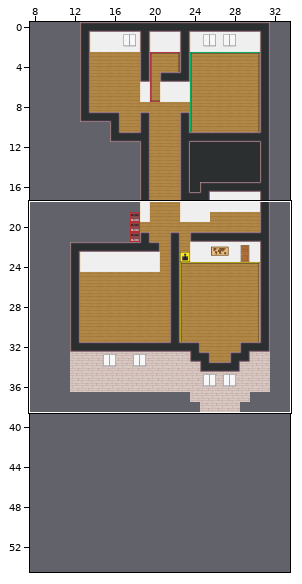
Tiled map (JSON): map.tmj. Above: a wide view before the commit, with the close-up outlined.
Close-up. Old version:
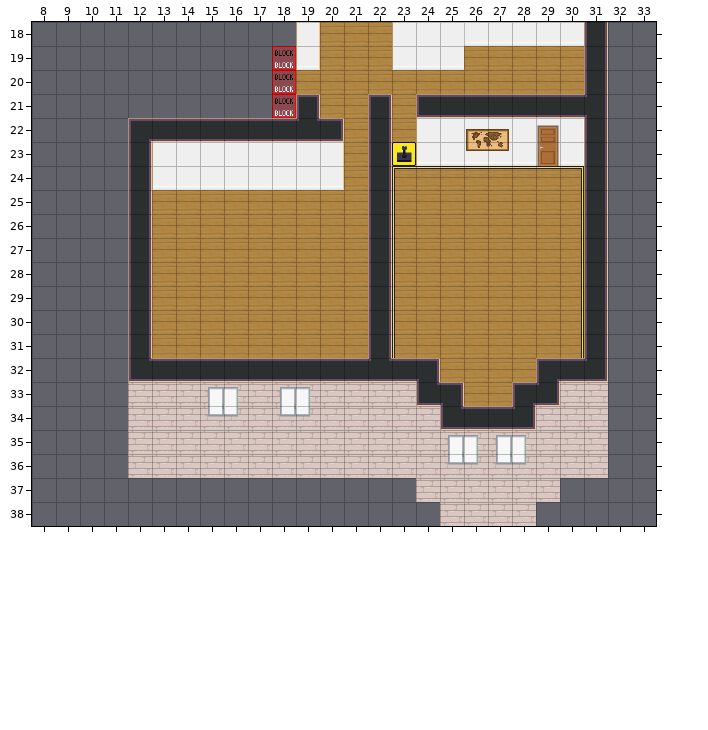
Cells are 32x32 px. Shown: x 8..33, y 18..38. The commit also changed other parts of the map, which this record leaves out.
The result:
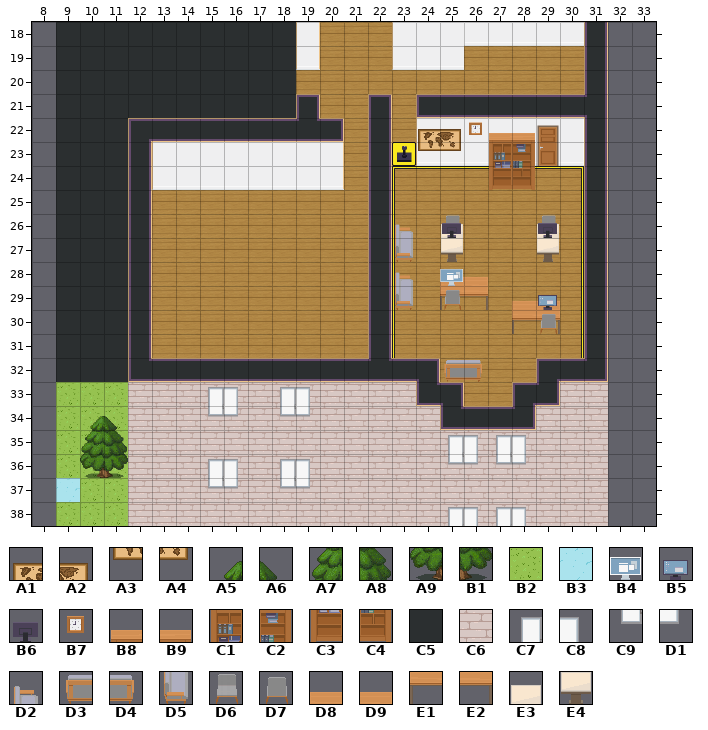
Key: from "WA_Decoration": A1 30, A2 31, A3 42, A4 43; from "WA_Exterior": A5 275, A6 276, A7 300, A8 301, A9 325, B1 326, B2 628, B3 678; from "WA_Miscellaneous": B4 0, B5 1, B6 11, B7 78; from "WA_Other_Furniture": B8 0, B9 1, C1 12, C2 13, C3 24, C4 25; from "WA_Room_Builder": C5 100, C6 310, C7 775, C8 776, C9 800, D1 801; from "WA_Seats": D2 82, D3 93, D4 94, D5 95, D6 117, D7 118; from "WA_Tables": D8 0, D9 1, E1 20, E2 21, E3 42, E4 57.
__ is an empty cell, .. an unchanged one.
Tiles of an added or newly shown layer are drawn over the layers below it.
From old to new:
--- layer "Boden/Fußboden unten"
@@ x 9..11 @@
-33 __ __ __
-34 __ __ __
-35 __ __ __
-36 __ __ __
-37 __ __ __
-38 __ __ __
+33 B2 B2 B2
+34 B2 B2 B2
+35 B2 B2 B2
+36 B2 B2 B2
+37 B3 B2 B2
+38 B2 B2 B2
--- layer "Boden/Fußboden oben" (added)
@@ x 10..11 @@
-34 __ __
-35 __ __
-36 __ __
+34 A5 A6
+35 A7 A8
+36 A9 B1
--- layer "Mauern"
@@ x 12..31 @@
-37 __ __ __ __ __ __ __ __ __ __ __ __ .. .. .. .. .. .. __ __
-38 __ __ __ __ __ __ __ __ __ __ __ __ __ .. .. .. .. __ __ __
+37 C6 C6 C6 C6 C6 C6 C6 C6 C6 C6 C6 C6 .. .. .. .. .. .. C6 C6
+38 C6 C6 C6 C6 C6 C6 C6 C6 C6 C6 C6 C6 C6 .. .. .. .. C6 C6 C6
--- layer "Einrichtung/Einrichtung unten" (added)
@@ x 27..28 @@
-22 __ __
-23 __ __
-24 __ __
+22 B8 B9
+23 C1 C2
+24 C3 C4
@@ x 23..29 @@
-26 __ .. __ .. .. .. __
-27 __ .. __ .. .. .. __
-28 __ .. __ __ .. .. ..
-29 __ .. __ __ .. __ __
-30 .. .. .. .. .. __ __
+26 D2 .. D6 .. .. .. D6
+27 D5 .. E4 .. .. .. E4
+28 D2 .. D8 D9 .. .. ..
+29 D5 .. E1 E2 .. D8 D9
+30 .. .. .. .. .. E1 E2
@@ x 25..26 @@
-32 __ __
+32 D3 D4
--- layer "Einrichtung/Einrichtung Mitte" (added)
@@ x 25..29 @@
-26 __ .. .. .. __
+26 E3 .. .. .. E3
@@ x 25..29 @@
-29 __ .. .. .. ..
-30 .. .. .. .. __
+29 D7 .. .. .. ..
+30 .. .. .. .. D7
--- layer "Einrichtung/Einrichtung oben" (added)
@@ x 25..29 @@
-26 __ .. .. .. __
+26 B6 .. .. .. B6
@@ x 25..29 @@
-28 __ .. .. .. ..
-29 .. .. .. .. __
+28 B4 .. .. .. ..
+29 .. .. .. .. B5
--- layer "Wandobjekte"
@@ x 24..27 @@
-22 __ __ A1 A2
-23 __ __ A3 A4
+22 A1 A2 B7 __
+23 A3 A4 __ __
@@ x 15..28 @@
-36 __ __ .. __ __ .. .. .. .. .. .. .. .. ..
-37 __ __ .. __ __ .. .. .. .. .. .. .. .. ..
-38 .. .. .. .. .. .. .. .. .. .. __ __ __ __
+36 C7 C8 .. C7 C8 .. .. .. .. .. .. .. .. ..
+37 C9 D1 .. C9 D1 .. .. .. .. .. .. .. .. ..
+38 .. .. .. .. .. .. .. .. .. .. C7 C8 C7 C8
--- layer "Oben"
@@ x 9..18 @@
-18 __ __ __ __ __ __ __ __ __ __
-19 __ __ __ __ __ __ __ __ __ __
-20 __ __ __ __ __ __ __ __ __ __
-21 __ __ __ __ __ __ __ __ __ __
-22 __ __ __ .. .. .. .. .. .. ..
-23 __ __ __ .. .. .. .. .. .. ..
-24 __ __ __ .. .. .. .. .. .. ..
-25 __ __ __ .. .. .. .. .. .. ..
-26 __ __ __ .. .. .. .. .. .. ..
-27 __ __ __ .. .. .. .. .. .. ..
-28 __ __ __ .. .. .. .. .. .. ..
-29 __ __ __ .. .. .. .. .. .. ..
-30 __ __ __ .. .. .. .. .. .. ..
-31 __ __ __ .. .. .. .. .. .. ..
-32 __ __ __ .. .. .. .. .. .. ..
+18 C5 C5 C5 C5 C5 C5 C5 C5 C5 C5
+19 C5 C5 C5 C5 C5 C5 C5 C5 C5 C5
+20 C5 C5 C5 C5 C5 C5 C5 C5 C5 C5
+21 C5 C5 C5 C5 C5 C5 C5 C5 C5 C5
+22 C5 C5 C5 .. .. .. .. .. .. ..
+23 C5 C5 C5 .. .. .. .. .. .. ..
+24 C5 C5 C5 .. .. .. .. .. .. ..
+25 C5 C5 C5 .. .. .. .. .. .. ..
+26 C5 C5 C5 .. .. .. .. .. .. ..
+27 C5 C5 C5 .. .. .. .. .. .. ..
+28 C5 C5 C5 .. .. .. .. .. .. ..
+29 C5 C5 C5 .. .. .. .. .. .. ..
+30 C5 C5 C5 .. .. .. .. .. .. ..
+31 C5 C5 C5 .. .. .. .. .. .. ..
+32 C5 C5 C5 .. .. .. .. .. .. ..
Pixel boxes of the changes (left, top, right, bottom) in both close-ups:
changed: (56, 22, 608, 526)
